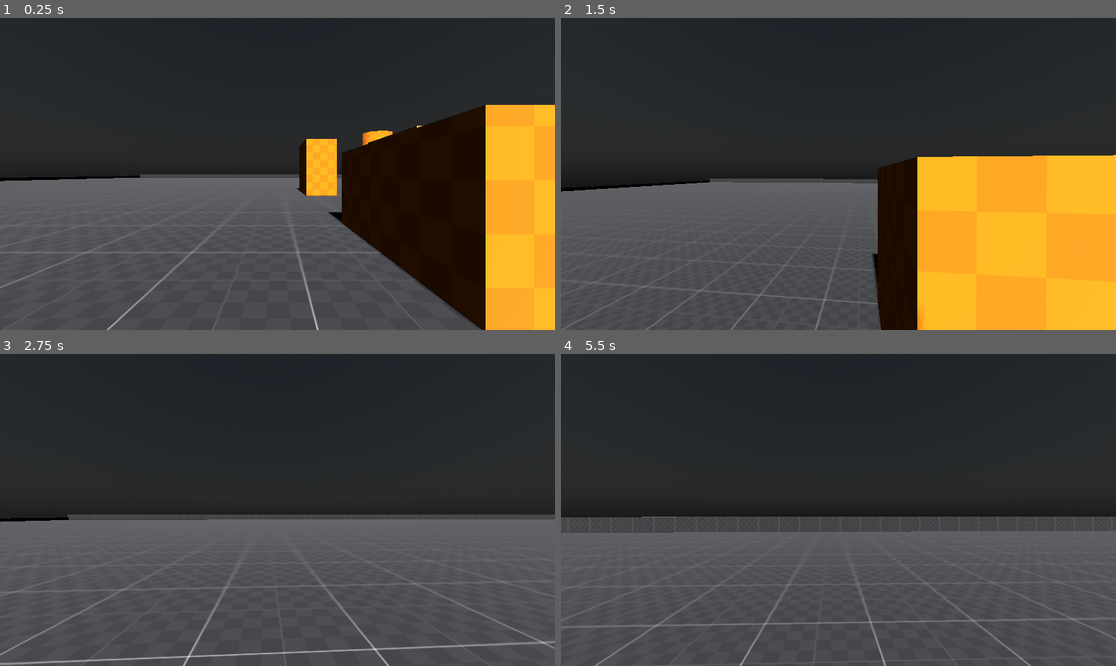
Above: before the commit, frames 1-4 (two rows, left to right).
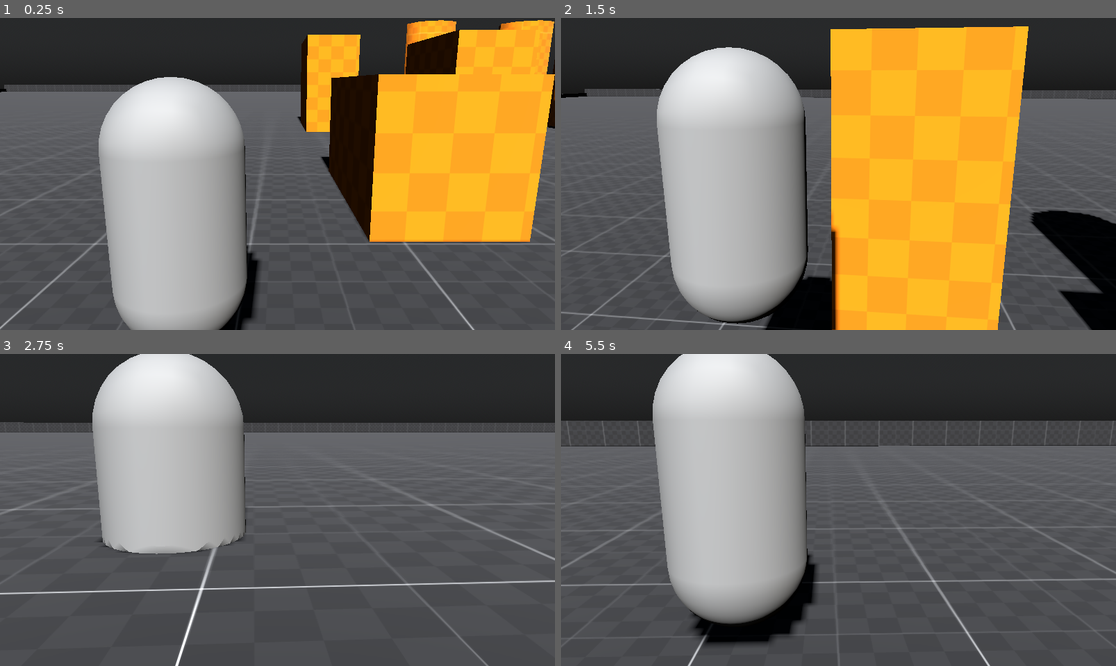
Above: after the commit, the same moments.

Repository: romanmdo/fps_prototype
Game: Godot game, scene res://prototype_scenes/prototipo_mundo.tscn
The game is run twice, just before and just after one commit, with the same random seed, the same clock (stepped at 60 frames per second) and the same inputs. The project has no main scene, so this scene is started directly.
Inputs (mouse positions are in pixels of both pictures, inside the frame that each line leads up to):
- Up to frame 1 (0.25 s): no input
- Up to frame 2 (1.5 s): move the mouse to (866, 174) at 0.52 s; hold Ctrl (crouch, bound only after the commit) 0.53-1.28 s; hold W (move_forward) from 0.53 s (still down); tap Space (jump) at 0.77 s; move the mouse to (810, 174) at 1.27 s; tap Ctrl (crouch, bound only after the commit) at 1.35 s
- Up to frame 3 (2.75 s): keep holding W (move_forward); tap Space (jump) at 1.52 s; move the mouse to (288, 503) at 2.02 s; hold Ctrl (crouch, bound only after the commit) from 2.03 s (still down)
- Up to frame 4 (5.5 s): keep holding W (move_forward); move the mouse to (832, 516) at 2.77 s; release Ctrl (crouch, bound only after the commit) at 2.78 s; tap Ctrl (crouch, bound only after the commit) at 2.85, 4.35 s; tap Space (jump) at 3.02, 3.77, 4.52 s; move the mouse to (877, 513) at 3.52 s; hold Ctrl (crouch, bound only after the commit) 3.53-4.28 s; move the mouse to (794, 506) at 4.27 s; move the mouse to (844, 510) at 5.02 s; hold Ctrl (crouch, bound only after the commit) from 5.03 s (still down)

The runs differ from the first frame. In frame 1, 59% of the frame differs, in the area x 0-100%, y 0-100%; in frame 2, 66%, in the area x 0-100%, y 2-100%; in frame 3, 40%; in frame 4, 47%.

Commit message:
agregando crounch

Diff:
--- a/project.godot
+++ b/project.godot
@@ -41,6 +41,11 @@
 "events": [Object(InputEventKey,"resource_local_to_scene":false,"resource_name":"","device":-1,"window_id":0,"alt_press …(191 unchanged characters)…
 ]
 }
+crouch={
+"deadzone": 0.2,
+"events": [Object(InputEventKey,"resource_local_to_scene":false,"resource_name":"","device":-1,"window_id":0,"alt_pressed":false,"shift_pressed":false,"ctrl_pressed":false,"meta_pressed":false,"pressed":false,"keycode":0,"physical_keycode":4194326,"key_label":0,"unicode":0,"location":0,"echo":false,"script":null)
+]
+}
 
 [physics]
 
--- a/prototype_scenes/prototipo_mundo.tscn
+++ b/prototype_scenes/prototipo_mundo.tscn
@@ -220,7 +220,7 @@
 polygon = PackedVector2Array(0, 0, 0.009276032, 2.008727, 6.776927, -0.061519623)
 
 [node name="player" parent="." unique_id=1153488686 instance=ExtResource("6_5fid4")]
-transform = Transform3D(0.5, 0, 0, 0, 0.5, 0, 0, 0, 0.5, -9.191382, 0.5083727, 0)
+transform = Transform3D(0.5, 0, 0, 0, 0.5, 0, 0, 0, 0.5, -9.191382, 0.8982844, 0)
 
 [node name="WorldEnvironment" type="WorldEnvironment" parent="." unique_id=1802302548]
 environment = SubResource("Environment_1w3w7")
--- a/prototype_scenes/prototipo_player.gd
+++ b/prototype_scenes/prototipo_player.gd
@@ -5,6 +5,13 @@
 @export var friction := 10.0
 @export var jump_force := 5.0
 @export var mouse_sensitivity := 0.002
+
+@export var crouch_speed_multiplier := 0.5
+@export var crouch_height := 1.0
+@export var stand_height := 0.5
+@export var crouch_lerp_speed := 8.0
+
+var is_crouching := false
 
 var gravity : float = ProjectSettings.get_setting("physics/3d/default_gravity")
 
@@ -37,11 +44,29 @@
 		input_dir -= transform.basis.x
 	if Input.is_action_pressed("move_right"):
 		input_dir += transform.basis.x
+	if Input.is_action_pressed("crouch"):
+		is_crouching = false
+	else:
+		is_crouching = true
+
+	# ____ Agacharse (crouch) ____ #
+	var target_height = crouch_height if is_crouching else stand_height
+
+	var capsule = $Collision.shape
+	capsule.height = lerp(capsule.height, target_height, delta * crouch_lerp_speed)
+
+	var camera_target_y = crouch_height if is_crouching else stand_height
+	$Camera3D.position.y = lerp(
+		$Camera3D.position.y,
+		camera_target_y,
+		delta * crouch_lerp_speed
+	)
+	# ____ Agacharse (crouch) ____ #
 
 	input_dir = input_dir.normalized()
 
 	# Movimiento horizontal
-	var wish_speed = max_speed
+	var wish_speed = max_speed * (crouch_speed_multiplier if is_crouching else 1.0)
 	var accel = acceleration if is_on_floor() else acceleration * 0.4
 
 	# Aplicamos la aceleracion de antes
--- a/prototype_scenes/prototipo_player.tscn
+++ b/prototype_scenes/prototipo_player.tscn
@@ -17,4 +17,5 @@
 shape = SubResource("CapsuleShape3D_ayji1")
 
 [node name="Camera3D" type="Camera3D" parent="." unique_id=974741069]
-transform = Transform3D(1, 0, 0, 0, 1, 0, 0, 0, 1, 0, 0.4817577, -0.16134733)
+transform = Transform3D(2, 0, 0, 0, 1.9497249, 0.44561553, 0, -0.44561553, 1.9497249, 0.73327374, 0.68948543, 2.8362875)
+fov = 42.472378
